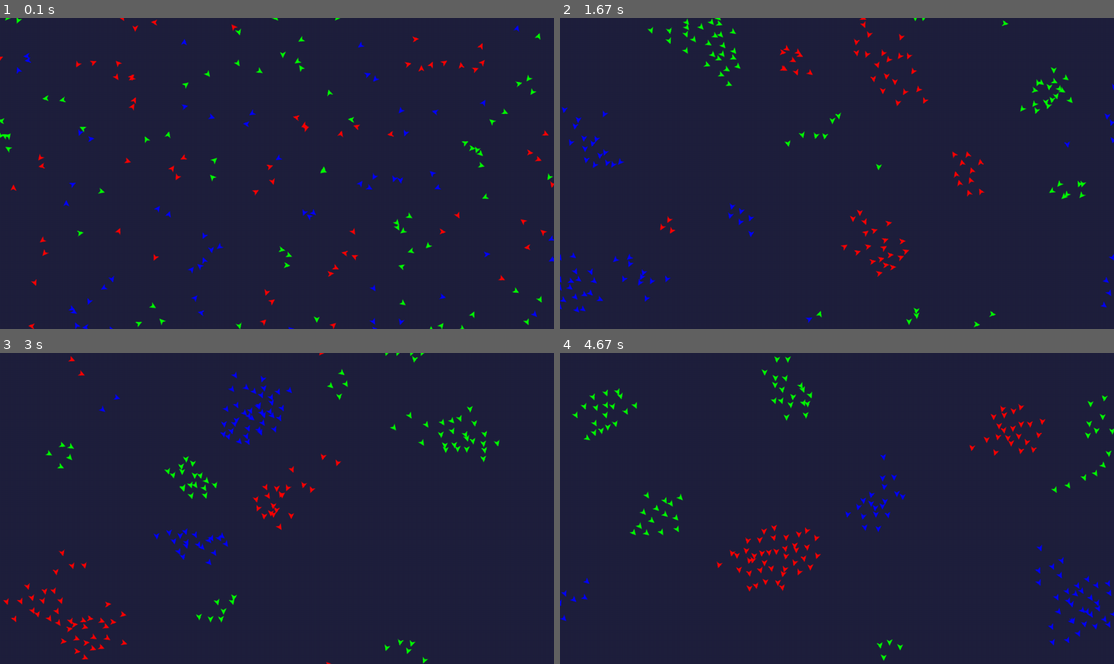
Above: before the commit, frames 1-4 (two rows, left to right).
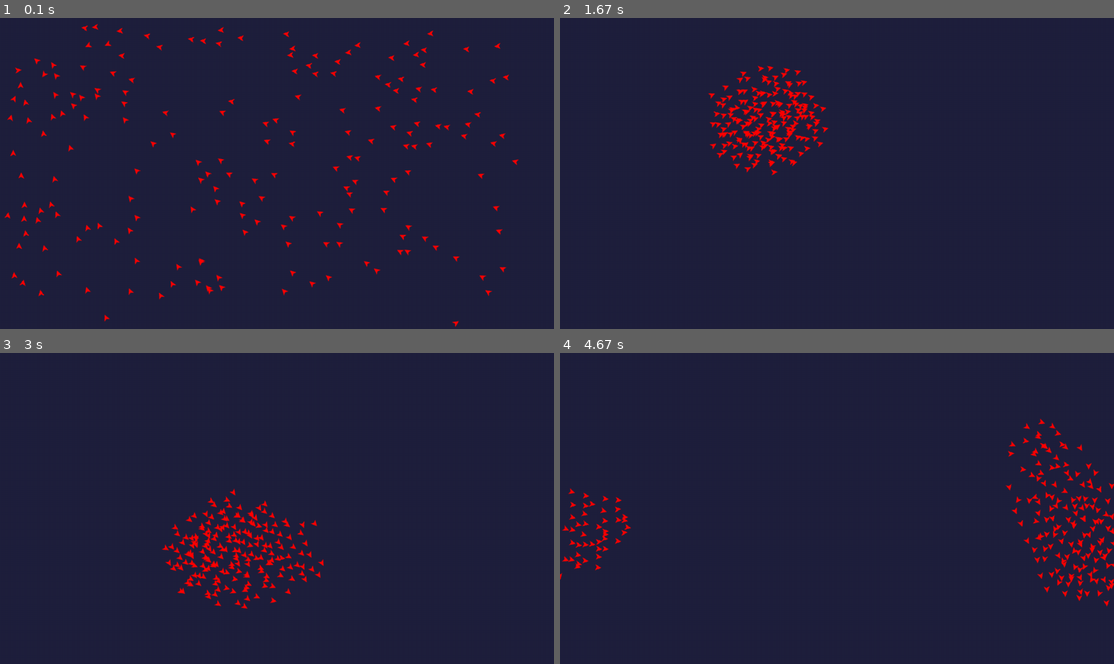
Above: after the commit, the same moments.

Repository: heitor-azambuja/pygame-boids
Game: pygame game, started from main.py
The game is run twice, just before and just after one commit, with the same random seed, the same clock (stepped at 60 frames per second) and the same inputs.
Inputs (mouse positions are in pixels of both pictures, inside the frame that each line leads up to):
- Up to frame 1 (0.1 s): no input
- Up to frame 2 (1.67 s): move the mouse to (814, 185) at 0.37 s; move the mouse to (704, 176) at 0.87 s; move the mouse to (920, 64) at 1.37 s
- Up to frame 3 (3 s): move the mouse to (288, 402) at 1.87 s; move the mouse to (282, 539) at 2.43 s; move the mouse to (421, 558) at 2.93 s
- Up to frame 4 (4.67 s): move the mouse to (981, 480) at 3.43 s; move the mouse to (1036, 483) at 3.93 s; move the mouse to (1030, 570) at 4.6 s

The runs differ from the first frame. In frame 1, 4.4% of the frame differs, in the area x 0-100%, y 0-100%; in frame 2, 4.1%; in frame 3, 4.2%; in frame 4, 4.4%.

Commit message:
Implemented mouse follow bahaviour.

Diff:
--- a/boids.py
+++ b/boids.py
@@ -70,6 +70,11 @@
             #  update boid velocity
             self.velocity += (separation * SEPARATION_MULTIPLIER) + (alignment * ALIGNMENT_MULTIPLIER) + (cohesion * COHESION_MULTIPLIER)
 
+            if BOID_FOLLOW_BEHAVIOR == FOLLOW_MOUSE:
+                mouse_pos = Vector2(pg.mouse.get_pos())
+                pos_diff = mouse_pos - center
+                self.velocity += (pos_diff * GLOBAL_GOAL_MULTIPLIER)
+
         #  limit velocity
         if self.velocity.length() > MAX_SPEED:
             self.velocity = self.velocity.normalize() * MAX_SPEED
--- a/globals.py
+++ b/globals.py
@@ -1,10 +1,13 @@
+#  Screen
 WIDTH = 1280
 HEIGHT = 720
 BACKGROUND_COLOR = (31, 32, 61)
 FPS = 60
 
+#  Randomizer
 SEED = 1
 
+#  Boids default behaviour
 BOIDS_AMOUNT = 190
 MAX_SPEED = 15
 VISION_RANGE = 50
@@ -15,7 +18,8 @@
 ALIGNMENT_MULTIPLIER = 0.09
 COHESION_MULTIPLIER = 0.02
 
-SPECIES_AMOUNT = 3
+#  Species
+SPECIES_AMOUNT = 1
 SPECIES_SEPARATION_MULTIPLIER = 0.5
 SPECIES_COLOR = [
     (255,0,0),  # Red
@@ -30,3 +34,11 @@
     (255,127,0),  # Orange
     (0,255,127),  # Teal
 ]
+
+#  Path folloing
+UNBOUND = 0
+FOLLOW_MOUSE = 1
+FOLLOW_PATH_LIST = 2
+# BOID_FOLLOW_BEHAVIOR = UNBOUND
+BOID_FOLLOW_BEHAVIOR = FOLLOW_MOUSE
+GLOBAL_GOAL_MULTIPLIER = 0.01
